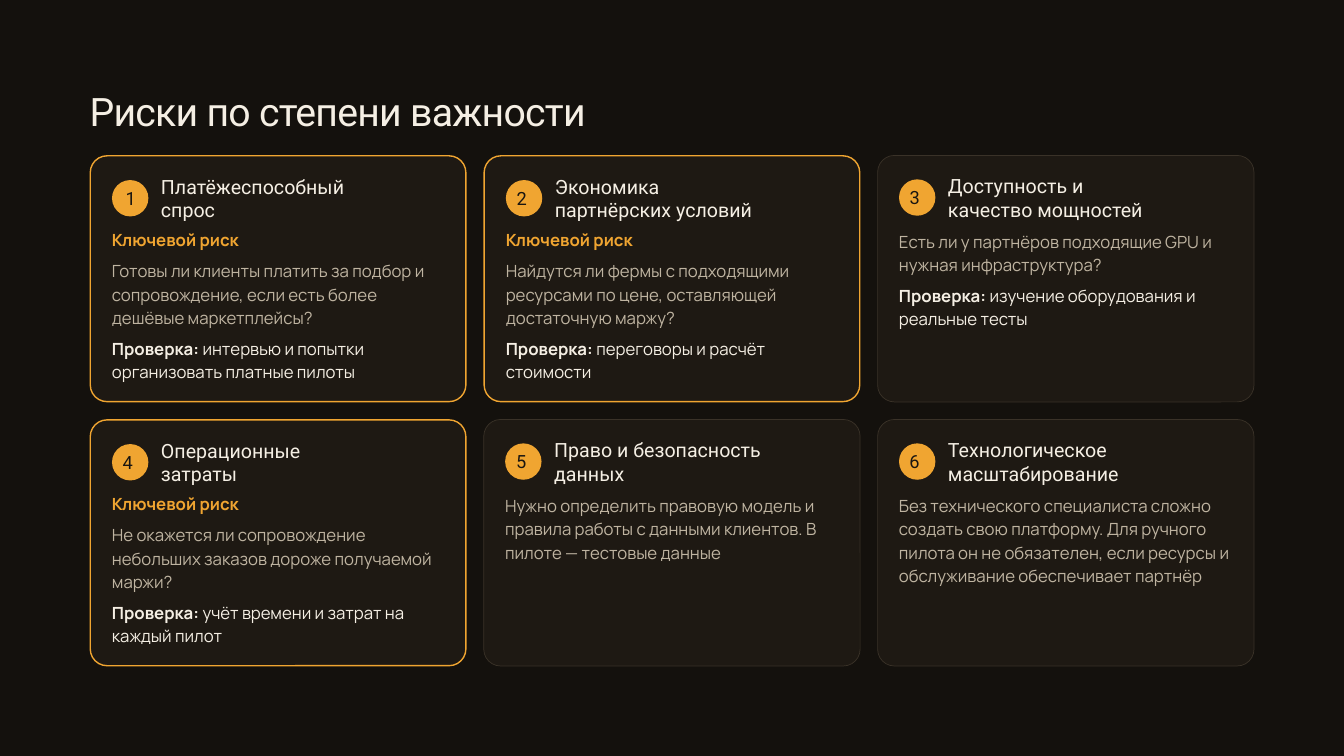
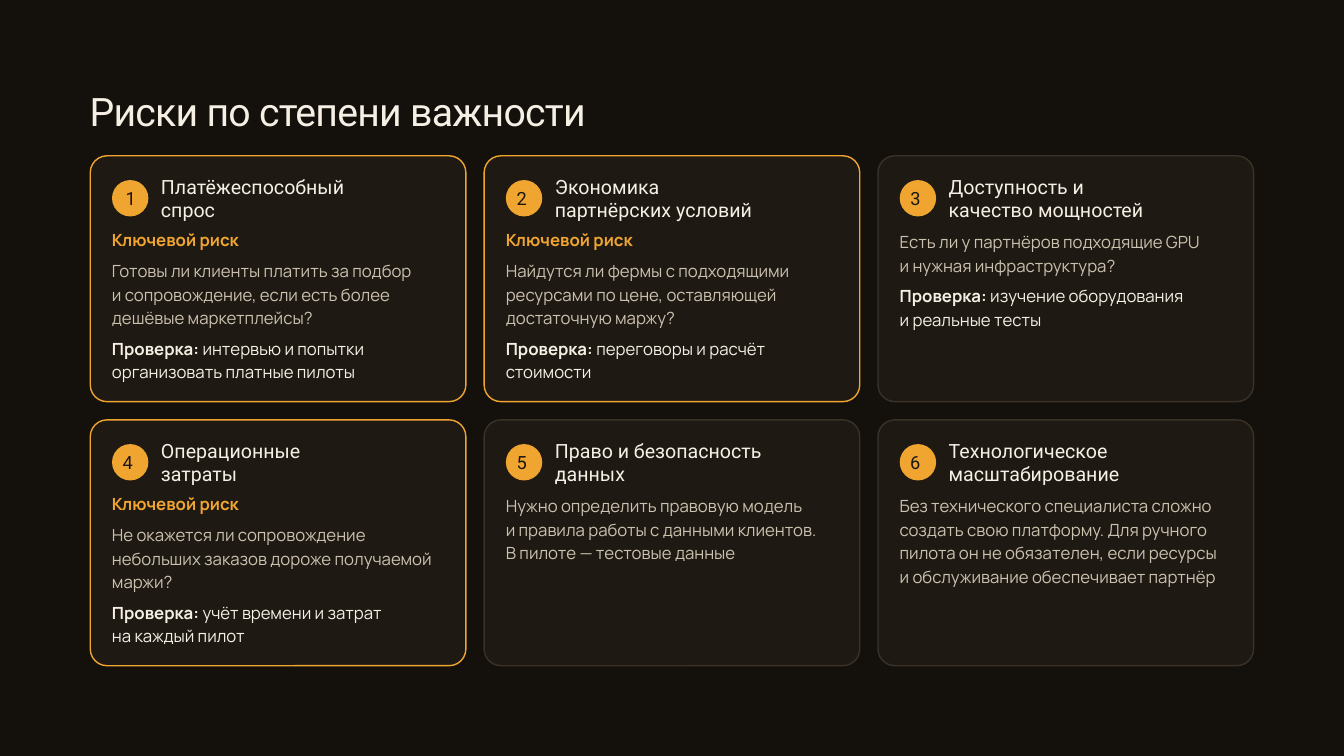
Before and after one commit to fonor11/Main, a slide deck: slide 9 of Улей — презентация для преакселератора ВШМ.pptx. Drawn at 1344x756 pixels with LibreOffice and Linux fonts; fonts in the diff are those of the drawing. Boxes give left, top, right and bottom in pixels: in the first picture for what was removed or moved away, otherwise in the second. Text is boxed around its words. In the diff, an @@ line names an element or a change of style, - is before the commit and + after.

```diff
--- a/Улей — презентация для преакселератора ВШМ.pptx
+++ b/Улей — презентация для преакселератора ВШМ.pptx
@@ text colour #BFB4A1 to #CBC1AF in 4 elements at <box>112,265,411,328</box>, <box>900,500,1217,587</box>, <box>506,500,817,561</box>, <box>900,235,1200,276</box> @@
@@ text "Проверка: изучение оборудования и реальные ..." rewrapped from <box>899,289,1196,329</box> to <box>900,290,1184,330</box> @@
@@ outline #3A3228 0.5 pt to #3A3228 1 pt in 3 elements at <box>878,156,1254,402</box>, <box>484,420,860,666</box>, <box>878,420,1254,666</box> @@
@@ text "Проверка: учёт времени и затрат ..." rewrapped from <box>112,607,404,644</box> to <box>112,607,382,644</box> @@
```
Also in this commit, not shown: 8 other slides changed, 1 other file.
